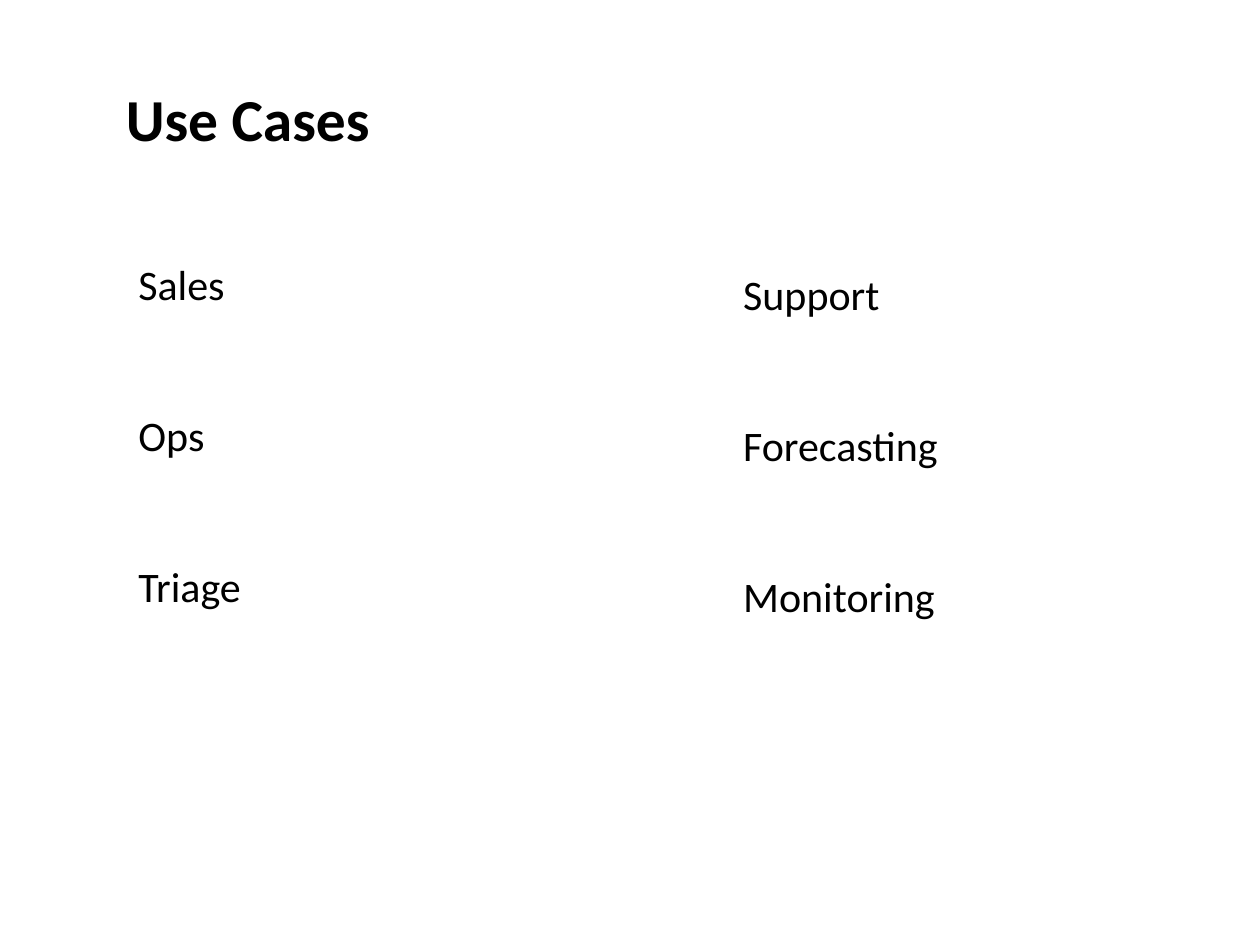
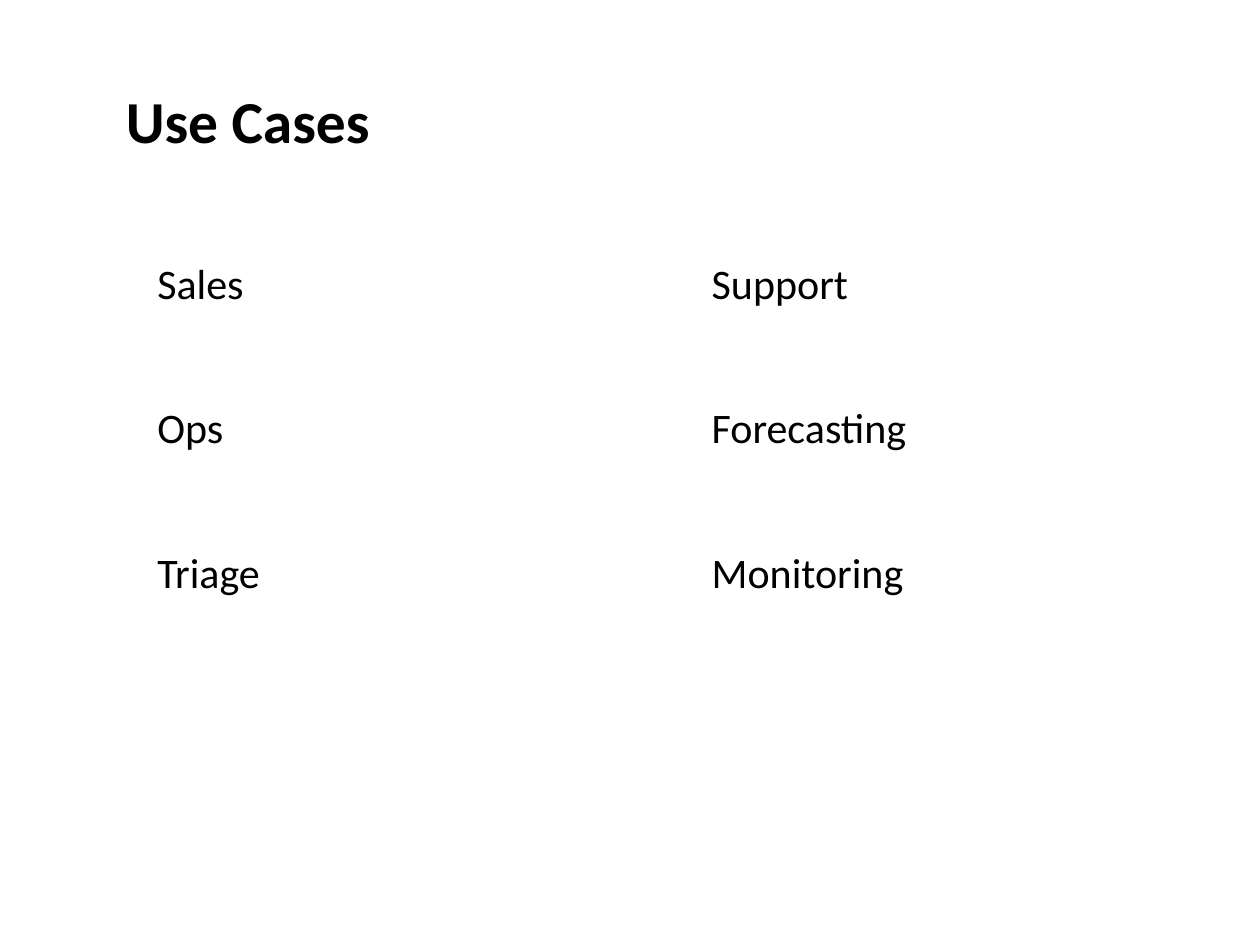
Before and after one commit to ZSeanYves/markitdown, a slide deck: slide 1 of samples/pptx/pptx_table_like_negative_two_column_labels.pptx. Drawn at 1260x945 pixels with LibreOffice and Linux fonts; fonts in the diff are those of the drawing. Boxes give left, top, right and bottom in pixels: in the first picture for what was removed or moved away, otherwise in the second. Text is boxed around its words. In the diff, an @@ line names an element or a change of style, - is before the commit and + after.

```diff
--- a/samples/pptx/pptx_table_like_negative_two_column_labels.pptx
+++ b/samples/pptx/pptx_table_like_negative_two_column_labels.pptx
@@ vertical alignment top to middle in 7 elements at bbox=[157, 269, 243, 300], bbox=[157, 415, 223, 450], bbox=[157, 559, 260, 596], bbox=[712, 271, 848, 306], bbox=[712, 414, 906, 451], bbox=[712, 559, 904, 596], bbox=[126, 104, 370, 144] @@
@@ text "Sales": place and size @@
-text "Sales" at bbox=[138, 270, 224, 301]
+text "Sales" at bbox=[157, 269, 243, 300]
@@ text "Support": place and size @@
-text "Support" at bbox=[743, 282, 879, 317]
+text "Support" at bbox=[712, 271, 848, 306]
@@ text "Ops": place and size @@
-text "Ops" at bbox=[138, 423, 204, 458]
+text "Ops" at bbox=[157, 415, 223, 450]
@@ text "Forecasting": place and size @@
-text "Forecasting" at bbox=[743, 432, 937, 469]
+text "Forecasting" at bbox=[712, 414, 906, 451]
@@ text "Triage": place and size @@
-text "Triage" at bbox=[138, 573, 241, 610]
+text "Triage" at bbox=[157, 559, 260, 596]
@@ text "Monitoring": place and size @@
-text "Monitoring" at bbox=[743, 583, 935, 620]
+text "Monitoring" at bbox=[712, 559, 904, 596]
```
Also in this commit, not shown: 3 other files.
